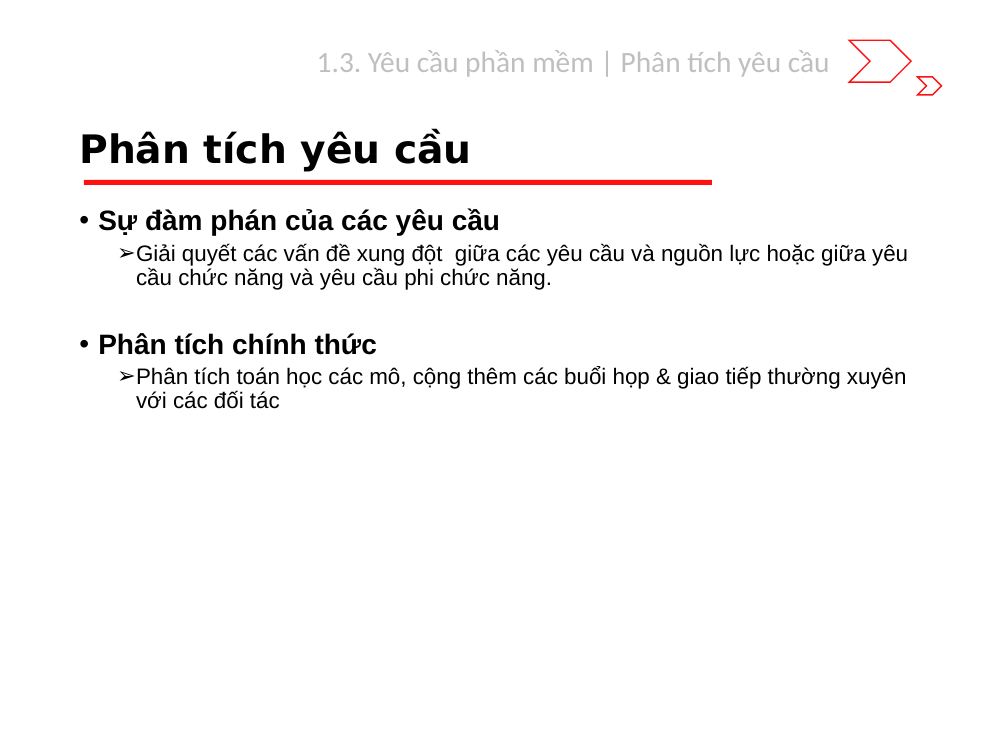
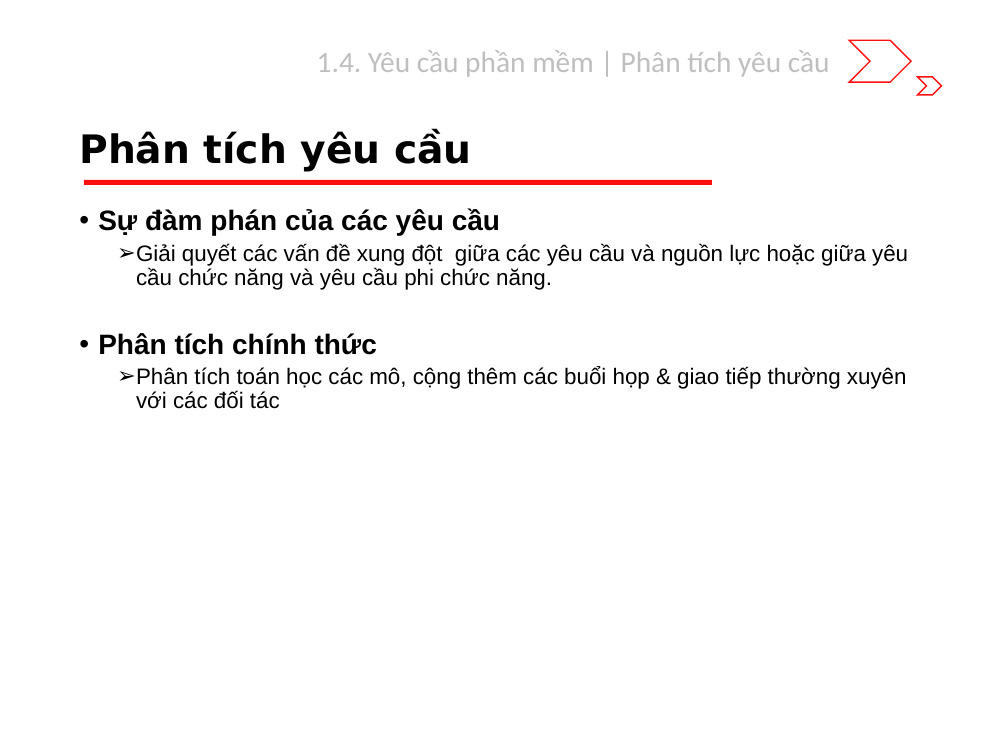
Before and after one commit to riverspart/uet-adv-sw-engineering, a slide deck: slide 15 of slide/dev/chapter_1/slide.pptx (slide 14 before the commit). Drawn at 1008x756 pixels with LibreOffice and Linux fonts; fonts in the diff are those of the drawing. Boxes give left, top, right and bottom in pixels: in the first picture for what was removed or moved away, otherwise in the second. Text is boxed around its words. In the diff, an @@ line names an element or a change of style, - is before the commit and + after.

```diff
--- a/slide/dev/chapter_1/slide.pptx
+++ b/slide/dev/chapter_1/slide.pptx
@@ text at [317, 50, 830, 77]: text changed @@
-1.3. Yêu cầu phần mềm | Phân tích yêu cầu
+1.4. Yêu cầu phần mềm | Phân tích yêu cầu
```
Also in this commit, not shown: 9 other slides changed, 2 slides added.
